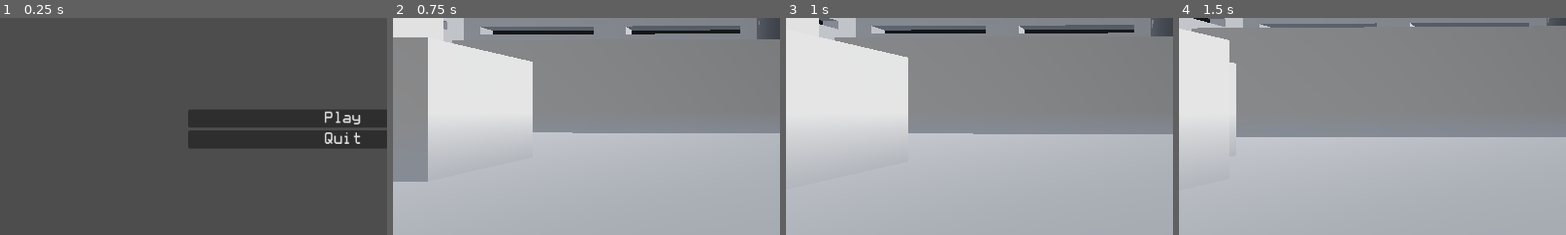
Above: before the commit, frames 1-4 (left to right).
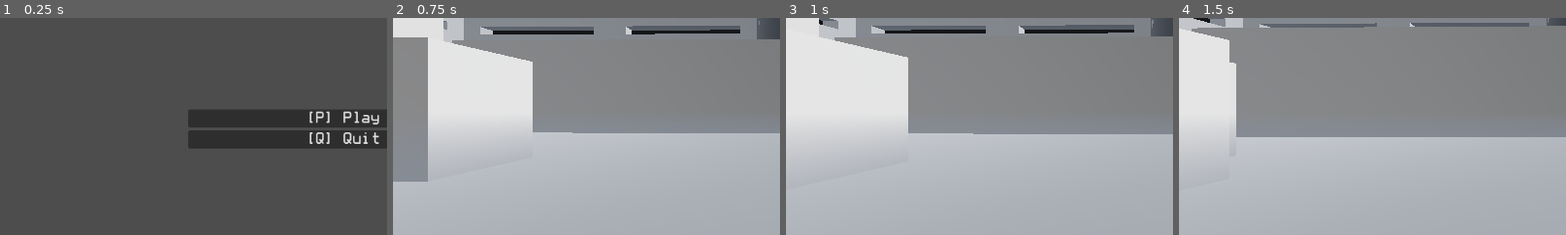
Above: after the commit, the same moments.

Repository: gamkedo-la/TypeStrike
Game: Godot game, scene res://Components/UI/MainMenu.tscn
Same seed, same stepped clock (60 frames per second), same inputs: the game is played once before the commit and once after it.
Inputs:
- Up to frame 1 (0.25 s): no input
- Up to frame 2 (0.75 s): click "Play" (after the commit: "[P] Play") at 0.5 s
- Up to frame 3 (1 s): no input
- Up to frame 4 (1.5 s): tap Enter (fast_forward) at 1.25 s; hold Enter (fast_forward) from 1.28 s (still down)
The pictures show only the part of the screen within x 6-56%, y 29-79%; the shares and areas given below are measured in that part.

The runs differ from the first frame. In frame 1, 1.1% of the frame differs, in the area x 79-98%, y 42-59%; in frame 2, nothing differs; in frame 3, nothing differs; in frame 4, nothing differs.

Commit message:
lose text input focus on path completed so that menu shortcuts work

Diff:
--- a/Components/Player/Player.gd
+++ b/Components/Player/Player.gd
@@ -12,6 +12,7 @@
 func _ready():
 	textarea.text_changed.connect(_text_input)
 	textarea.grab_focus()
+	player_rails.path_completed.connect(unfocus_input)
 
 func _text_input():
 	var key_typed = textarea.text[-1].to_lower()
@@ -43,6 +44,9 @@
 	if enemies.size() == 0:
 		Messenger.wave_defeated.emit()
 
+func unfocus_input():
+	textarea.release_focus()
+
 func enemy_spawned(node: Node):
 	if node is EnemyBase:
 		var enemy = node as EnemyBase
--- a/Components/UI/MainMenu.tscn
+++ b/Components/UI/MainMenu.tscn
@@ -46,13 +46,13 @@
 
 [node name="PlayButton" type="Button" parent="VBoxContainer"]
 layout_mode = 2
-text = "Play"
+text = "[P] Play"
 script = ExtResource("3_3cvst")
 level_scene = "res://Levels/level1.tscn"
 trigger_key = SubResource("InputEventKey_2444r")
 
 [node name="QuitButton" type="Button" parent="VBoxContainer"]
 layout_mode = 2
-text = "Quit"
+text = "[Q] Quit"
 script = ExtResource("4_i7vk5")
 trigger_key = SubResource("InputEventKey_a5rkl")
--- a/Components/UI/win_screen.tscn
+++ b/Components/UI/win_screen.tscn
@@ -8,6 +8,11 @@
 font_size = 64
 outline_size = 8
 outline_color = Color(0, 0, 0, 1)
+
+[sub_resource type="InputEventKey" id="InputEventKey_c6iug"]
+device = -1
+keycode = 66
+unicode = 98
 
 [node name="WinScreen" type="Control"]
 layout_mode = 3
@@ -37,6 +42,7 @@
 anchor_bottom = 0.8
 offset_bottom = -0.231995
 theme = ExtResource("2_7sqmg")
-text = "Back to menu"
+text = "[B] Back to menu"
 script = ExtResource("3_7iniu")
 level_scene = "res://Components/UI/MainMenu.tscn"
+trigger_key = SubResource("InputEventKey_c6iug")
Not shown: 1 places in Components/UI/win_screen.tscn that only renumber resources
